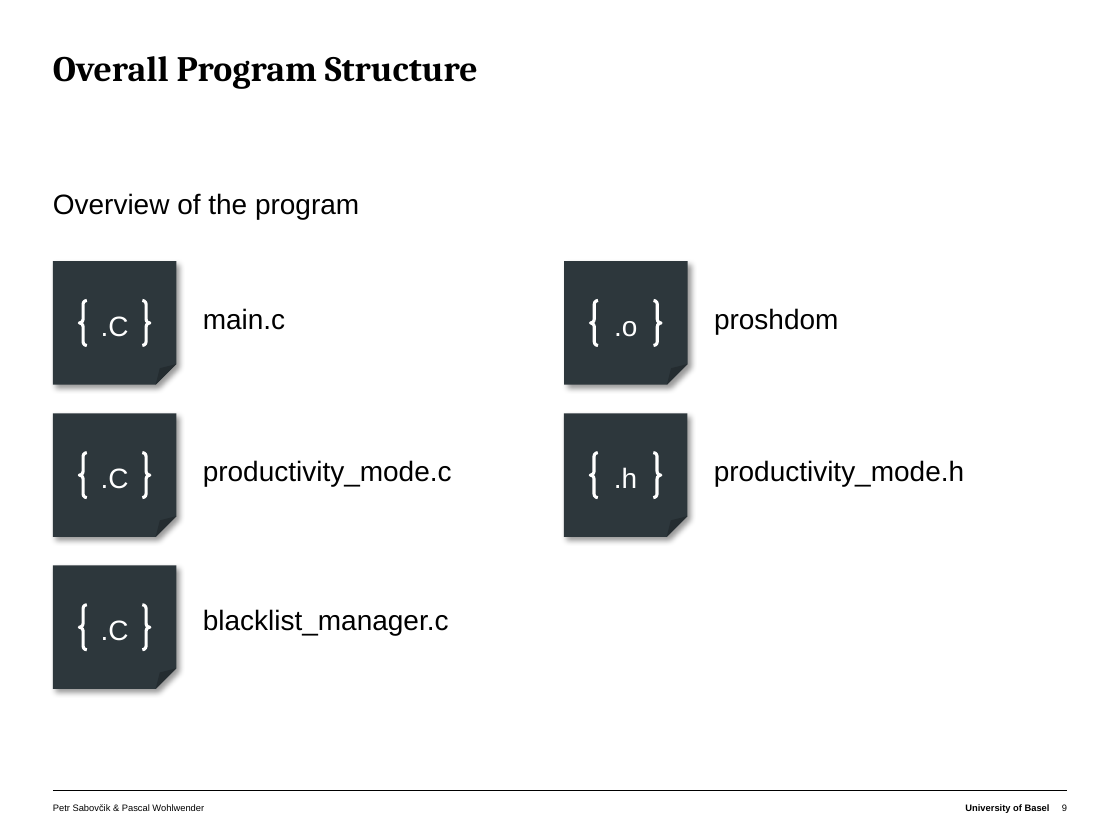
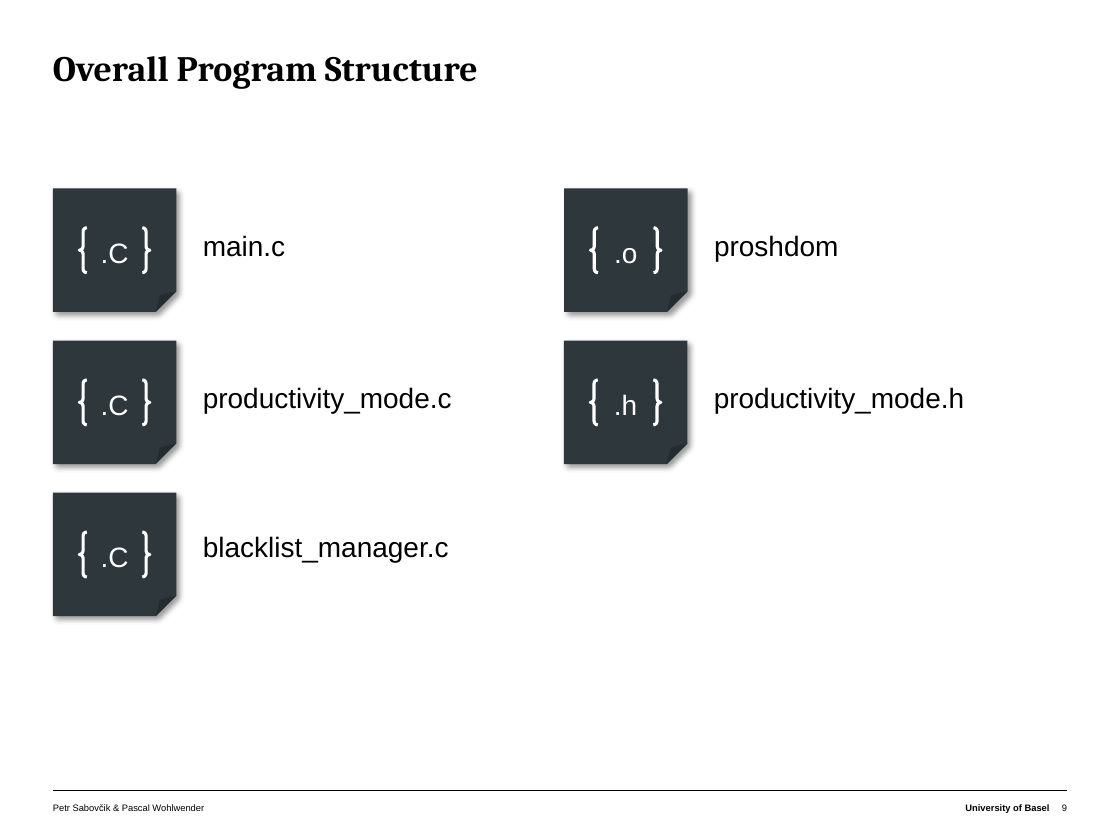
Before and after one commit to lalancz/prosh, a slide deck: slide 9 of docs/project_final_presentation.pptx. Drawn at 1120x840 pixels with LibreOffice and Linux fonts; fonts in the diff are those of the drawing. Boxes give left, top, right and bottom in pixels: in the first picture for what was removed or moved away, otherwise in the second. Text is boxed around its words. In the diff, an @@ line names an element or a change of style, - is before the commit and + after.

```diff
--- a/docs/project_final_presentation.pptx
+++ b/docs/project_final_presentation.pptx
@@ text removed at (x1=53, y1=193, x2=359, y2=220) @@
-  Overview of the program
@@ 5 folded corners, 3 brace pairs, 2 texts moved together from (x1=53, y1=261, x2=838, y2=689) to (x1=53, y1=188, x2=838, y2=616) @@
@@ 3 texts, 2 brace pairs moved together from (x1=80, y1=452, x2=964, y2=635) to (x1=80, y1=380, x2=964, y2=562) @@
```
Also in this commit, not shown: 9 other slides changed.
